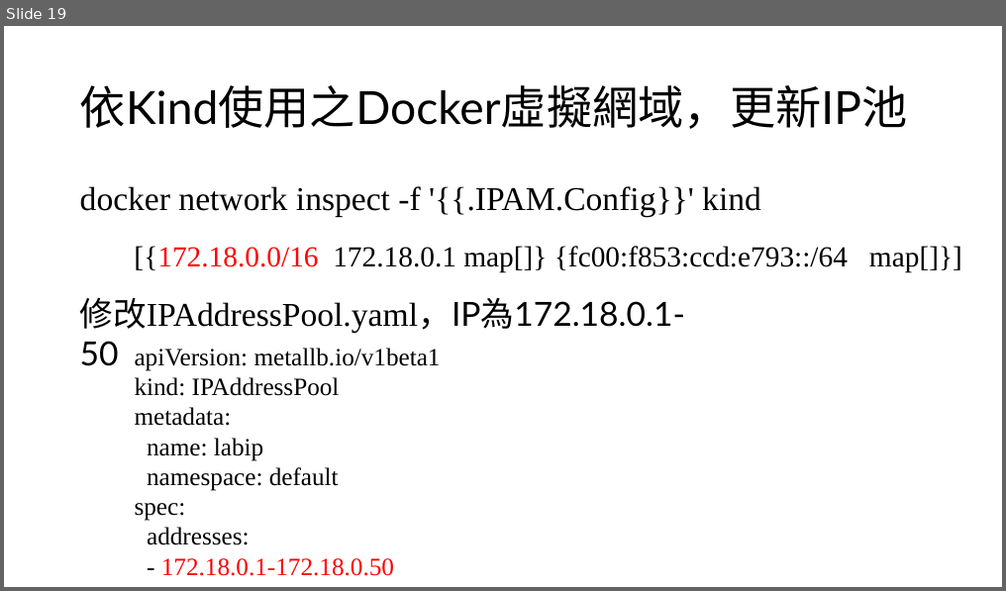
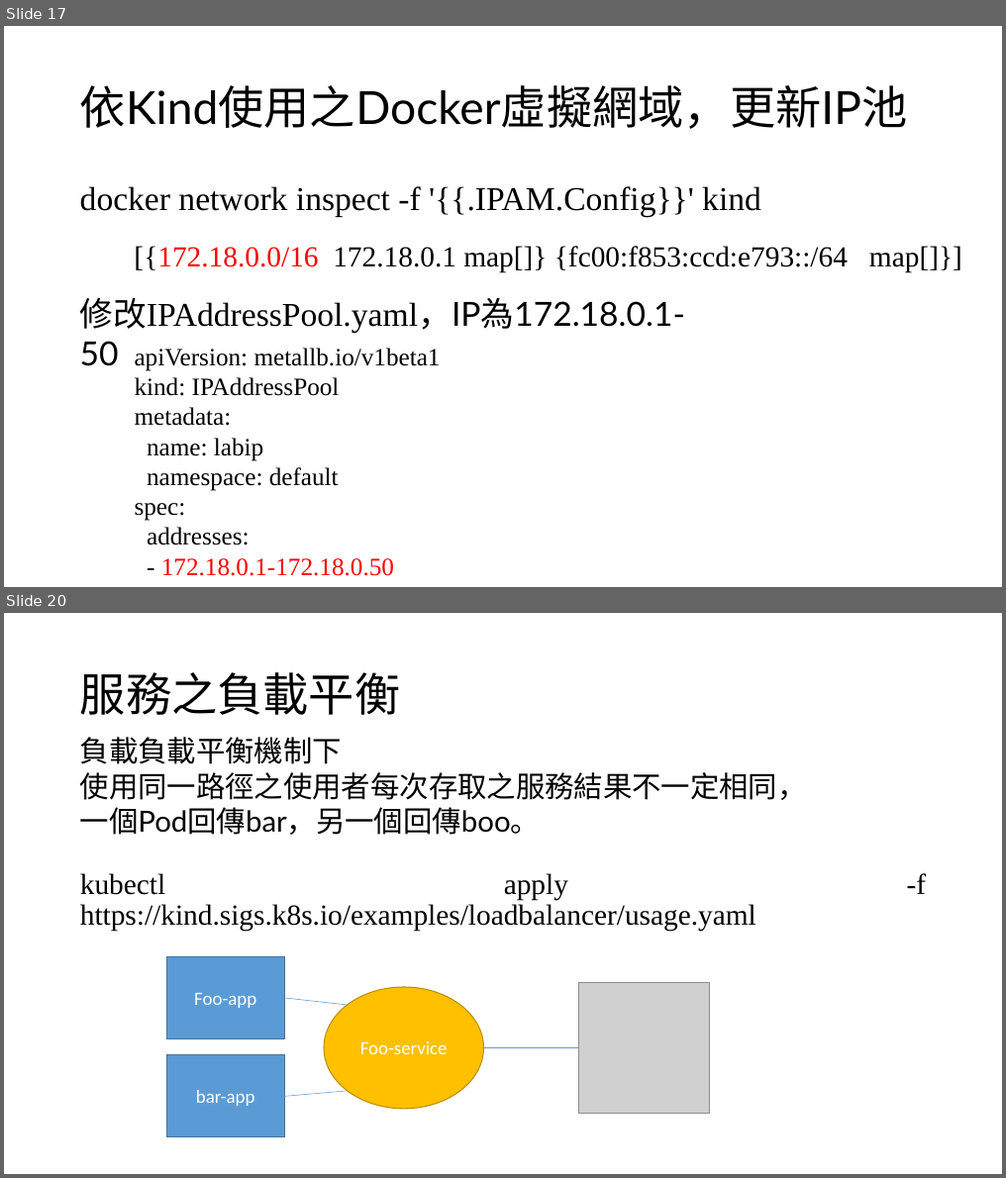
Before and after one commit to 0yukali0/k8sInkind, a slide deck: 110雲端運算研一k8s體驗.pptx. Shown one above the other, each under a label of ours: slide 19 before the commit, slides 17 and 20 after it; the slides between them are not shown. The pictures are 1006x591 and 1006x1178 pixels, drawn with LibreOffice and Linux fonts; fonts in the diff are those of the drawing; grey boxes stand for pictures. Boxes give left, top, right and bottom in pixels: in the first picture for what was removed or moved away, otherwise in the second. Text is boxed around its words. In the diff, an @@ line names an element or a change of style, - is before the commit and + after.

```diff
--- a/110雲端運算研一k8s體驗.pptx
+++ b/110雲端運算研一k8s體驗.pptx
@@ slide 20 added at (x1=4, y1=613, x2=1002, y2=1174), background #FFFFFF @@
@@ title added at (x1=80, y1=672, x2=400, y2=715), 44 pt, text #000000 @@
+服務之負載平衡
@@ text added at (x1=80, y1=737, x2=807, y2=835), 28 pt, text #000000 @@
+負載負載平衡機制下
+使用同一路徑之使用者每次存取之服務結果不一定相同，
+一個Pod回傳bar，另一個回傳boo。
@@ text added at (x1=80, y1=873, x2=756, y2=932), 28 pt, text #000000 @@
+kubectl apply -f https://kind.sigs.k8s.io/examples/loadbalancer/usage.yaml
@@ rectangle added at (x1=166, y1=957, x2=285, y2=1039), fill #5B9BD5, outline #43739E 1 pt, 18 pt, text #FFFFFF @@
+Foo-app
@@ line added from (285, 998) to (348, 1005), #5B9BD5 0.5 pt @@
@@ ellipse added at (x1=324, y1=987, x2=484, y2=1109), fill #FFC000, outline #BD8E00 1 pt, 18 pt, text #FFFFFF @@
+Foo-service
@@ picture added at (x1=579, y1=983, x2=709, y2=1113) @@
@@ rectangle added at (x1=166, y1=1056, x2=285, y2=1138), fill #5B9BD5, outline #43739E 1 pt, 18 pt, text #FFFFFF @@
+bar-app
@@ line added from (484, 1048) to (579, 1048), #5B9BD5 0.5 pt @@
@@ line added from (285, 1096) to (348, 1091), #5B9BD5 0.5 pt @@
@@ what was slide 19 is now slide 17 @@
```
Also in this commit, not shown: 8 slides changed, 1 other slide added, 12 slides removed, 1 other file.
